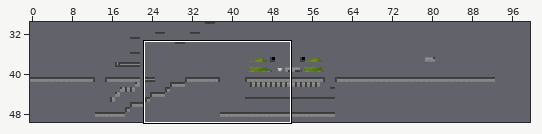
Tiled map, stored at Game/core/assets/level3.tmx. Above: a wide view before the commit, with the close-up outlined.
Close-up. The starting point:
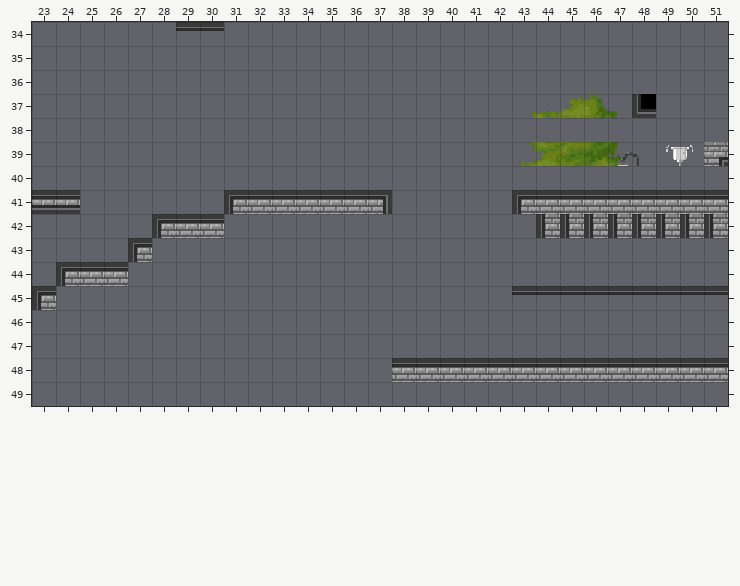
Cells are 16x16 px. Shown: x 23..51, y 34..49. The commit also changed other parts of the map, which this record leaves out.
After:
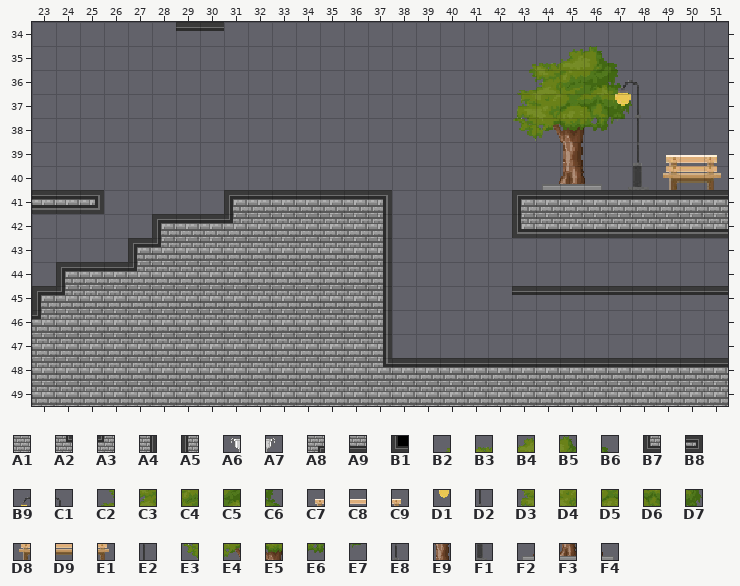
Key: from "Style": A1 64, A2 65, A3 66, A4 67, A5 68, A6 128, A7 129, A8 130, A9 132, B1 137, B2 144, B3 145, B4 146, B5 147, B6 148, B7 194, B8 197, B9 200, C1 201, C2 208, C3 209, C4 210, C5 211, C6 212, C7 256, C8 257, C9 258, D1 264, D2 265, D3 272, D4 273, D5 274, D6 275, D7 276, D8 320, D9 321, E1 322, E2 329, E3 336, E4 337, E5 338, E6 339, E7 340, E8 393, E9 402, F1 457, F2 465, F3 466, F4 467.
__ is an empty cell, .. an unchanged one.
Edits made:
--- layer "bg"
@@ x 23..51 @@
-41 .. .. __ .. .. .. .. .. .. .. .. .. .. .. .. .. .. .. .. .. .. .. .. .. .. .. .. .. ..
-42 .. .. .. .. .. .. .. .. __ __ __ __ __ __ __ .. .. .. .. .. __ A5 A5 A5 A5 A5 A5 A5 A5
-43 .. .. .. .. .. __ __ __ __ __ __ __ __ __ __ .. .. .. .. .. .. .. .. .. .. .. .. .. ..
-44 .. .. .. .. __ __ __ __ __ __ __ __ __ __ __ .. .. .. .. .. .. .. .. .. .. .. .. .. ..
-45 .. __ __ __ __ __ __ __ __ __ __ __ __ __ __ .. .. .. .. .. .. .. .. .. .. .. .. .. ..
-46 __ __ __ __ __ __ __ __ __ __ __ __ __ __ __ .. .. .. .. .. .. .. .. .. .. .. .. .. ..
-47 __ __ __ __ __ __ __ __ __ __ __ __ __ __ __ .. .. .. .. .. .. .. .. .. .. .. .. .. ..
-48 __ __ __ __ __ __ __ __ __ __ __ __ __ __ __ .. .. .. .. .. .. .. .. .. .. .. .. .. ..
-49 __ __ __ __ __ __ __ __ __ __ __ __ __ __ __ __ __ __ __ __ __ __ __ __ __ __ __ __ __
+41 .. .. B8 .. .. .. .. .. .. .. .. .. .. .. .. .. .. .. .. .. .. .. .. .. .. .. .. .. ..
+42 .. .. .. .. .. .. .. .. A3 A1 A1 A1 A1 A1 A4 .. .. .. .. .. B7 A9 A9 A9 A9 A9 A9 A9 A9
+43 .. .. .. .. .. A3 A1 A1 A1 A1 A1 A1 A1 A1 A4 .. .. .. .. .. .. .. .. .. .. .. .. .. ..
+44 .. .. .. .. A3 A1 A1 A1 A1 A1 A1 A1 A1 A1 A4 .. .. .. .. .. .. .. .. .. .. .. .. .. ..
+45 .. A3 A1 A1 A1 A1 A1 A1 A1 A1 A1 A1 A1 A1 A4 .. .. .. .. .. .. .. .. .. .. .. .. .. ..
+46 A3 A1 A1 A1 A1 A1 A1 A1 A1 A1 A1 A1 A1 A1 A4 .. .. .. .. .. .. .. .. .. .. .. .. .. ..
+47 A1 A1 A1 A1 A1 A1 A1 A1 A1 A1 A1 A1 A1 A1 A4 .. .. .. .. .. .. .. .. .. .. .. .. .. ..
+48 A1 A1 A1 A1 A1 A1 A1 A1 A1 A1 A1 A1 A1 A1 A2 .. .. .. .. .. .. .. .. .. .. .. .. .. ..
+49 A1 A1 A1 A1 A1 A1 A1 A1 A1 A1 A1 A1 A1 A1 A1 A1 A1 A1 A1 A1 A1 A1 A1 A1 A1 A1 A1 A1 A1
--- layer "m1"
@@ x 43..51 @@
-35 __ __ __ __ __ .. .. .. ..
-36 __ __ __ __ __ .. .. .. ..
-37 B2 B3 B4 B5 B6 .. .. .. ..
-38 __ __ __ __ __ .. .. .. ..
-39 C2 C3 C4 C5 C6 .. A6 A7 A8
-40 .. __ __ __ .. .. __ __ __
+35 B2 B3 B4 B5 B6 .. .. .. ..
+36 C2 C3 C4 C5 C6 .. .. .. ..
+37 D3 D4 D5 D6 D7 .. .. .. ..
+38 E3 E4 E5 E6 E7 .. .. .. ..
+39 __ __ E9 __ __ .. C7 C8 C9
+40 .. F2 F3 F4 .. .. D8 D9 E1
--- layer "m2"
@@ x 47..48 @@
-36 __ __
-37 __ B1
-38 .. __
-39 B9 C1
-40 .. __
+36 B9 C1
+37 D1 D2
+38 .. E2
+39 __ E8
+40 .. F1
Changed places in both close-ups, as pixel boxes (x1, y1, x2, y2):
changed: (513, 46, 728, 190)
added: (80, 190, 104, 214)
changed: (32, 214, 728, 406)
